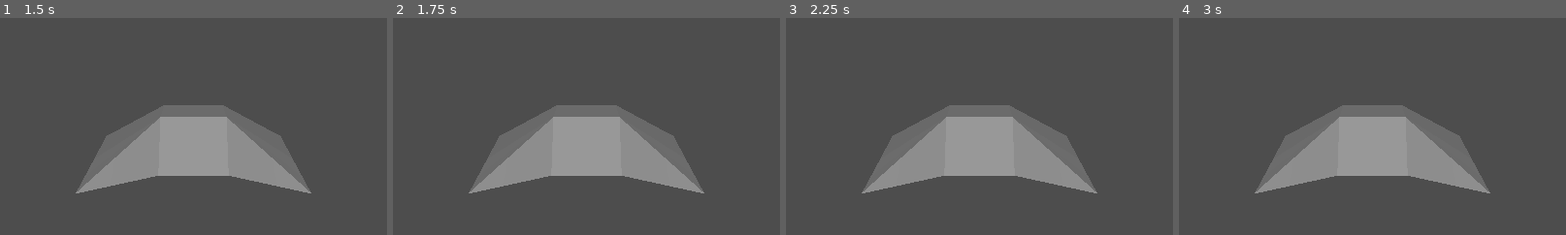
Above: before the commit, frames 1-4 (left to right).
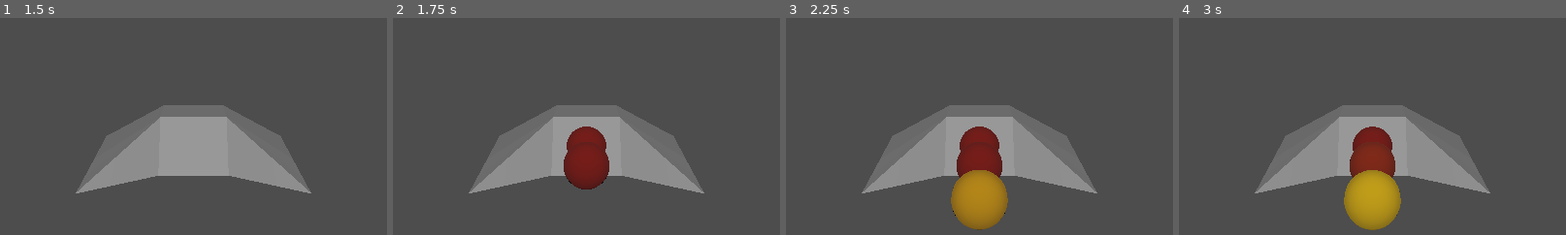
Above: after the commit, the same moments.

Repository: MathArtTechnologies/deivid-v-space
Game: Godot game, scene res://scenes/sand_box/MovementTest.tscn
Same seed, same stepped clock (60 frames per second), same inputs: the game is played once before the commit and once after it.
Inputs (mouse positions are % of the whole screen's width and height, from its top left):
- Up to frame 1 (1.5 s): tap Enter at 0.5 s; move the mouse to (72, 45) at 0.52 s; hold D (right_tilt) 0.53-1.25 s; click "Host" at 1.25 s
- Up to frame 2 (1.75 s): no input
- Up to frame 3 (2.25 s): move the mouse to (30, 55) at 2.02 s; hold S (backward) from 2.03 s (still down)
- Up to frame 4 (3 s): move the mouse to (60, 28) at 2.77 s; release S (backward) at 2.78 s; hold D (right_tilt) from 2.78 s (still down)
The pictures show only the part of the screen within x 25-75%, y 50-100%; the shares and areas given below are measured in that part.

Frame 1 is identical in both runs. In frame 2, 2.7% of the frame differs, in the area x 44-56%, y 50-80%; in frame 3, 5.3%; in frame 4, 5.3%, in the area x 42-58%, y 50-98%.
Error in both runs: Invalid assignment of property or key 'camera' with value of type 'Nil' on a base object of type 'null instance'. (res://scripts/characters/spaceship.gd:24)

Commit message:
Efecto de particulas de nave

Diff:
--- a/scenes/characters/Spaceship.tscn
+++ b/scenes/characters/Spaceship.tscn
@@ -16,6 +16,29 @@
 properties/1/path = NodePath(".:rotation")
 properties/1/spawn = true
 properties/1/replication_mode = 1
+
+[sub_resource type="Gradient" id="Gradient_x7kw5"]
+offsets = PackedFloat32Array(0.8113208, 1)
+colors = PackedColorArray(0.44843107, 0.05121699, 0, 1, 0.77676696, 0.6620706, 0, 1)
+
+[sub_resource type="GradientTexture1D" id="GradientTexture1D_oyu7o"]
+gradient = SubResource("Gradient_x7kw5")
+
+[sub_resource type="ParticleProcessMaterial" id="ParticleProcessMaterial_kroix"]
+gravity = Vector3(0, 0, 9.8)
+scale_min = 0.5
+scale_max = 0.5
+color_ramp = SubResource("GradientTexture1D_oyu7o")
+
+[sub_resource type="StandardMaterial3D" id="StandardMaterial3D_uupd5"]
+vertex_color_use_as_albedo = true
+
+[sub_resource type="SphereMesh" id="SphereMesh_srdlc"]
+material = SubResource("StandardMaterial3D_uupd5")
+radius = 0.4
+height = 0.6
+radial_segments = 50
+rings = 10
 
 [node name="Spaceship" type="CharacterBody3D"]
 transform = Transform3D(1, 0, 0, 0, -4.371139e-08, 1, 0, -1, -4.371139e-08, 0, 0, 0)
@@ -46,3 +69,9 @@
 
 [node name="MultiplayerSynchronizer" type="MultiplayerSynchronizer" parent="."]
 replication_config = SubResource("SceneReplicationConfig_x7kw5")
+
+[node name="GPUParticles3D" type="GPUParticles3D" parent="."]
+transform = Transform3D(1, 0, 0, 0, 1, 0, 0, 0, 1, -0.00034487247, 0.17578213, 0.22078538)
+interp_to_end = 0.06
+process_material = SubResource("ParticleProcessMaterial_kroix")
+draw_pass_1 = SubResource("SphereMesh_srdlc")
Not shown: 1 places in scenes/characters/Spaceship.tscn that only renumber resources
